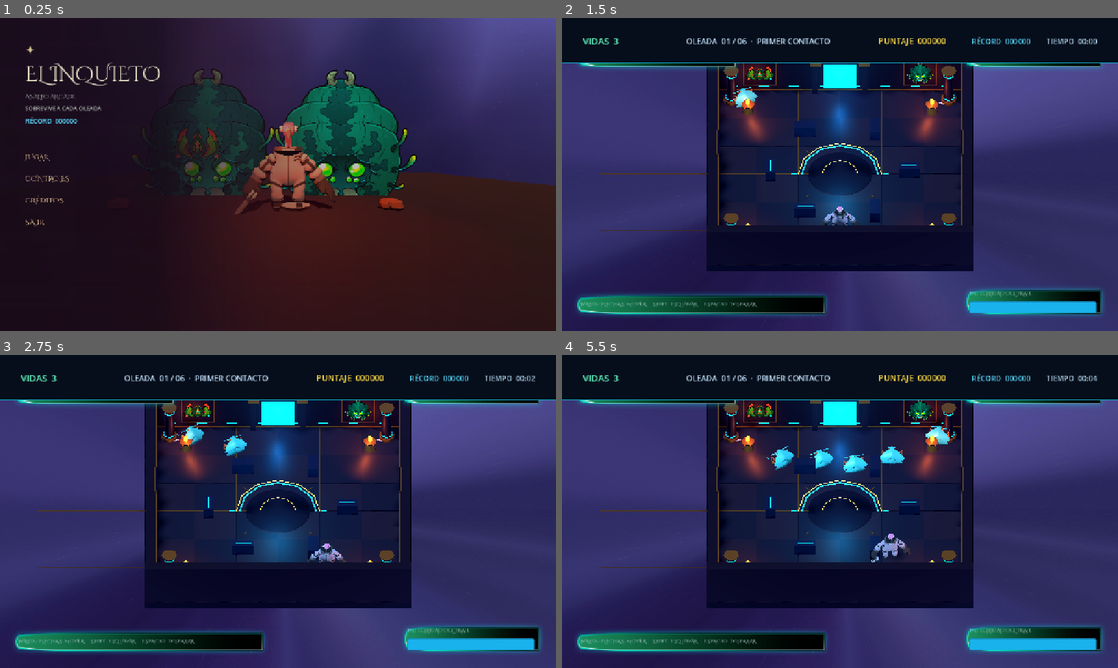
Above: before the commit, frames 1-4 (two rows, left to right).
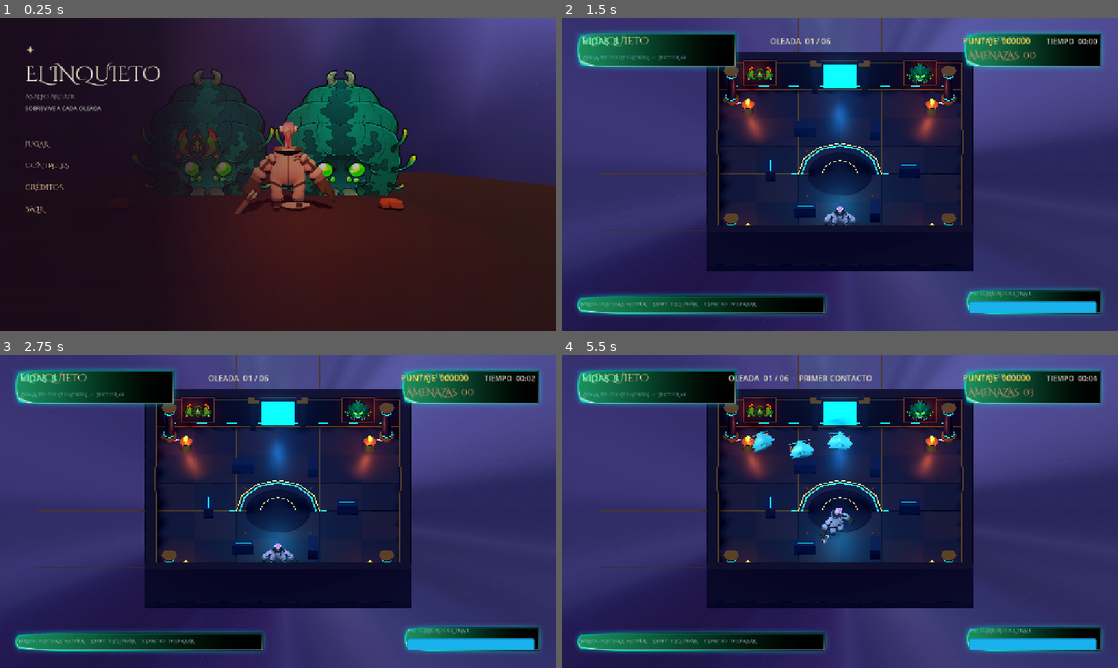
Above: after the commit, the same moments.

Repository: gabrielagudelo777-max/El-inquieto
Game: Godot game, scene res://escenas/main_menu.tscn
Two runs of this game, one before a commit and one after it. Both use one fixed random seed, a clock stepped at 60 frames per second and the inputs below.
Inputs (mouse positions are in pixels of both pictures, inside the frame that each line leads up to):
- Up to frame 1 (0.25 s): no input
- Up to frame 2 (1.5 s): click "JUGAR" at 0.5 s; click (840, 230) at 1.25 s, where only the run before the commit has a clickable "SALTAR INTRO"
- Up to frame 3 (2.75 s): move the mouse to (400, 495) at 2.02 s; hold D (move_right) from 2.03 s (still down); hold Ctrl (correr) from 2.03 s (still down)
- Up to frame 4 (5.5 s): move the mouse to (728, 527) at 2.77 s; release D (move_right) at 2.78 s; release Ctrl (correr) at 2.78 s; hold S (move_back) 2.78-3.53 s; tap Shift (dash) at 2.85, 5.1 s; move the mouse to (895, 442) at 3.52 s; hold D (move_right) 3.53-4.28 s; hold Space (disparar) 3.53-4.28 s; move the mouse to (812, 574) at 4.27 s; hold W (move_forward) 4.28-5.03 s; tap Ctrl (correr) at 4.35 s; move the mouse to (1006, 558) at 5.02 s; hold A (move_left) from 5.03 s (still down)

The runs differ from the first frame. In frame 1, 0.5% of the frame differs, in the area x 4-14%, y 31-67%; in frame 2, 13%; in frame 3, 13%; in frame 4, 14%, in the area x 0-100%, y 0-67%.

Commit message:
Quitar récord y avisos azules del HUD

Diff:
--- a/escenas/main_menu.gd
+++ b/escenas/main_menu.gd
@@ -1,6 +1,4 @@
 extends Control
-
-const ARCHIVO_RECORD := "user://el_inquieto_record.cfg"
 
 @onready var play_button: TextureButton = $MenuPanel/MarginContainer/VBoxContainer/PlayButton
 @onready var controls_button: TextureButton = $MenuPanel/MarginContainer/VBoxContainer/ControlsButton
@@ -11,16 +9,10 @@
 @onready var info_title: Label = $InfoPanel/MarginContainer/VBoxContainer/Title
 @onready var info_text: Label = $InfoPanel/MarginContainer/VBoxContainer/Description
 @onready var close_button: TextureButton = $InfoPanel/MarginContainer/VBoxContainer/CloseButton
-@onready var record_label: Label = $MenuPanel/MarginContainer/VBoxContainer/RecordLabel
 
 var _info_visible := false
 
 func _ready() -> void:
-	var archivo_record := ConfigFile.new()
-	var puntaje_record := 0
-	if archivo_record.load(ARCHIVO_RECORD) == OK:
-		puntaje_record = maxi(int(archivo_record.get_value("campana", "record", 0)), 0)
-	record_label.text = "RÉCORD  %06d" % puntaje_record
 	play_button.pressed.connect(_on_play_pressed)
 	controls_button.pressed.connect(_on_controls_pressed)
 	credits_button.pressed.connect(_on_credits_pressed)
--- a/escenas/main_menu.tscn
+++ b/escenas/main_menu.tscn
@@ -205,12 +205,6 @@
 theme_override_font_sizes/font_size = 13
 text = "SOBREVIVE A CADA OLEADA"
 
-[node name="RecordLabel" type="Label" parent="MenuPanel/MarginContainer/VBoxContainer"]
-layout_mode = 2
-theme_override_colors/font_color = Color(0.35, 0.86, 1, 1)
-theme_override_font_sizes/font_size = 15
-text = "RÉCORD  000000"
-
 [node name="MenuSpacer" type="Control" parent="MenuPanel/MarginContainer/VBoxContainer" unique_id=609968361]
 custom_minimum_size = Vector2(1, 36)
 layout_mode = 2
--- a/juan/arena_batalla.gd
+++ b/juan/arena_batalla.gd
@@ -25,7 +25,6 @@
 var _jugador: CharacterBody3D
 var _etiqueta_enemigos: Label
 var _barra_integridad: ProgressBar
-var _etiqueta_mensaje: Label
 var _director: DirectorCampana
 var _configuracion_oleada: OleadaConfig
 var _enemigos_por_aparecer := 0
@@ -59,18 +58,6 @@
 func _unhandled_input(event: InputEvent) -> void:
 	if event.is_action_pressed("ui_cancel"):
 		get_tree().change_scene_to_file("res://escenas/main_menu.tscn")
-
-
-func mostrar_mensaje(texto: String) -> void:
-	if not is_instance_valid(_etiqueta_mensaje):
-		return
-	_etiqueta_mensaje.text = texto
-	_etiqueta_mensaje.visible = true
-	var temporizador := get_tree().create_timer(2.2)
-	temporizador.timeout.connect(func() -> void:
-		if is_instance_valid(_etiqueta_mensaje):
-			_etiqueta_mensaje.visible = false
-	)
 
 
 func _crear_entorno() -> void:
@@ -514,11 +501,6 @@
 	_barra_integridad.add_theme_stylebox_override("fill", relleno_barra)
 	panel_integridad.add_child(_barra_integridad)
 
-	_etiqueta_mensaje = _crear_etiqueta(capa, "", Vector2(350, 150), Vector2(580, 48), fuente, 24, Color(0.55, 0.86, 1.0))
-	_etiqueta_mensaje.horizontal_alignment = HORIZONTAL_ALIGNMENT_CENTER
-	_etiqueta_mensaje.visible = false
-
-
 func _crear_panel(parent: Node, rectangulo: Rect2, textura: Texture2D) -> NinePatchRect:
 	var panel := NinePatchRect.new()
 	panel.position = rectangulo.position
--- a/juan/jugador_batalla.gd
+++ b/juan/jugador_batalla.gd
@@ -52,11 +52,6 @@
 		return
 	integridad = maxf(0.0, integridad - cantidad)
 	_invulnerabilidad = 0.55
-	var arena := get_tree().get_first_node_in_group("control_arena")
-	if arena and arena.has_method("mostrar_mensaje"):
-		arena.call("mostrar_mensaje", "IMPACTO EN EL TRAJE")
-	if integridad <= 0.0 and arena and arena.has_method("mostrar_mensaje"):
-		arena.call("mostrar_mensaje", "INTEGRIDAD AGOTADA  //  ESC PARA VOLVER")
 	if integridad <= 0.0:
 		if _director == null:
 			_conectar_director()
@@ -64,8 +59,6 @@
 			_director.recibir_impacto()
 			if _director.vidas > 0:
 				integridad = 100.0
-				if arena and arena.has_method("mostrar_mensaje"):
-					arena.call("mostrar_mensaje", "TRAJE RESTAURADO  //  VIDAS %d" % _director.vidas)
 
 
 func _conectar_director() -> void:
--- a/juan/ui_campana.gd
+++ b/juan/ui_campana.gd
@@ -7,9 +7,7 @@
 @onready var lbl_vidas: Label = $HUD/Barra/Fila/Vidas
 @onready var lbl_oleada: Label = $HUD/Barra/Fila/Oleada
 @onready var lbl_puntaje: Label = $HUD/Barra/Fila/Puntaje
-@onready var lbl_record: Label = $HUD/Barra/Fila/Record
 @onready var lbl_tiempo: Label = $HUD/Barra/Fila/Tiempo
-@onready var lbl_estado: Label = $HUD/Centro/EstadoCombate
 @onready var overlay: Control = $Overlay
 @onready var lbl_titulo: Label = $Overlay/Centro/Panel/Contenido/Titulo
 @onready var lbl_detalle: Label = $Overlay/Centro/Panel/Contenido/Detalle
@@ -65,26 +63,20 @@
 	var mostrar_overlay := true
 	btn_menu.hide()
 	btn_principal.show()
-	lbl_estado.text = ""
 	match nuevo:
 		DirectorCampana.Estado.MENU:
 			lbl_titulo.text = "EL INQUIETO"
 			lbl_detalle.text = "ASALTO // PROTOTIPO PARA PC\n\nSobrevive a las formaciones. Muévete, dispara y encuentra el momento para esquivar.\n\nWASD o flechas: mover   ·   Espacio: disparar\nCtrl: correr   ·   Shift: dash   ·   Esc: pausa"
 			btn_principal.text = "INICIAR CAMPAÑA"
 		DirectorCampana.Estado.INTRO:
-			lbl_titulo.text = "SEÑAL DE ALERTA"
-			lbl_detalle.text = "Lectura de movimiento enemigo detectada…"
-			btn_principal.text = "SALTAR INTRO"
+			mostrar_overlay = false
 			_reproducir_intro()
 		DirectorCampana.Estado.INTRO_JEFE:
-			lbl_titulo.text = "AMENAZA DE ALTA TENDENCIA"
-			lbl_detalle.text = "Una figura domina la formación."
-			btn_principal.text = "SALTAR PRESENTACIÓN"
+			mostrar_overlay = false
 			var config: OleadaConfig = director.oleadas[director.indice_oleada]
 			_presentar_jefe(config.nombre)
 		DirectorCampana.Estado.COMBATE:
 			mostrar_overlay = false
-			lbl_estado.text = ""
 		DirectorCampana.Estado.INTERMISION:
 			lbl_titulo.text = "OLEADA COMPLETADA"
 			lbl_detalle.text = "Recupera el aliento."
@@ -115,9 +107,8 @@
 	hud.visible = estado_actual != DirectorCampana.Estado.MENU
 
 
-func _actualizar_puntaje(actual: int, record: int) -> void:
+func _actualizar_puntaje(actual: int, _record: int) -> void:
 	lbl_puntaje.text = "PUNTAJE  %06d" % actual
-	lbl_record.text = "RÉCORD  %06d" % record
 
 
 func _actualizar_vidas(actuales: int) -> void:
@@ -140,11 +131,11 @@
 	lbl_tiempo.text = "TIEMPO  %02d:%02d" % [minutos, resto]
 
 
-func _mostrar_resultado(victoria: bool, puntaje: int, record: int) -> void:
+func _mostrar_resultado(victoria: bool, puntaje: int, _record: int) -> void:
 	if victoria:
-		lbl_detalle.text = "Campaña completada\nPuntaje: %06d   ·   Récord: %06d" % [puntaje, record]
+		lbl_detalle.text = "Campaña completada\nPuntaje: %06d" % puntaje
 	else:
-		lbl_detalle.text = "Puntaje: %06d   ·   Récord: %06d" % [puntaje, record]
+		lbl_detalle.text = "Puntaje: %06d" % puntaje
 
 
 func _al_pulsar_principal() -> void:
--- a/juan/ui_campana.tscn
+++ b/juan/ui_campana.tscn
@@ -25,25 +25,6 @@
 color = Color(0.012, 0.019, 0.052, 1)
 mouse_filter = 2
 visible = false
-
-[node name="FranjaSuperior" type="ColorRect" parent="HUD"]
-layout_mode = 1
-anchors_preset = 10
-anchor_right = 1.0
-offset_bottom = 104.0
-grow_horizontal = 2
-color = Color(0.025, 0.055, 0.105, 1)
-mouse_filter = 2
-
-[node name="LineaNeon" type="ColorRect" parent="HUD"]
-layout_mode = 1
-anchors_preset = 10
-anchor_right = 1.0
-offset_top = 102.0
-offset_bottom = 105.0
-grow_horizontal = 2
-color = Color(0.08, 0.86, 1, 0.8)
-mouse_filter = 2
 
 [node name="Barra" type="MarginContainer" parent="HUD"]
 layout_mode = 1
@@ -73,7 +54,7 @@
 [node name="Oleada" type="Label" parent="HUD/Barra/Fila"]
 layout_mode = 2
 size_flags_horizontal = 3
-theme_override_colors/font_color = Color(0.78, 0.9, 1, 1)
+theme_override_colors/font_color = Color(0.88, 0.84, 0.74, 1)
 theme_override_font_sizes/font_size = 18
 text = "OLEADA  01 / 06"
 horizontal_alignment = 1
@@ -86,18 +67,10 @@
 text = "PUNTAJE  000000"
 horizontal_alignment = 2
 
-[node name="Record" type="Label" parent="HUD/Barra/Fila"]
-custom_minimum_size = Vector2(170, 0)
-layout_mode = 2
-theme_override_colors/font_color = Color(0.35, 0.86, 1, 1)
-theme_override_font_sizes/font_size = 17
-text = "RÉCORD  000000"
-horizontal_alignment = 2
-
 [node name="Tiempo" type="Label" parent="HUD/Barra/Fila"]
 custom_minimum_size = Vector2(130, 0)
 layout_mode = 2
-theme_override_colors/font_color = Color(0.68, 0.82, 0.91, 1)
+theme_override_colors/font_color = Color(0.82, 0.79, 0.72, 1)
 theme_override_font_sizes/font_size = 17
 text = "TIEMPO  00:00"
 horizontal_alignment = 2
@@ -110,12 +83,6 @@
 grow_horizontal = 2
 grow_vertical = 2
 mouse_filter = 2
-
-[node name="EstadoCombate" type="Label" parent="HUD/Centro"]
-layout_mode = 2
-theme_override_colors/font_color = Color(0.4, 0.83, 0.93, 0.75)
-theme_override_font_sizes/font_size = 18
-text = "Capa de campaña lista · combate por integrar"
 
 [node name="Overlay" type="Control" parent="."]
 layout_mode = 3
@@ -133,15 +100,6 @@
 grow_horizontal = 2
 grow_vertical = 2
 color = Color(0.008, 0.015, 0.045, 0.90)
-mouse_filter = 2
-
-[node name="AcentoSuperior" type="ColorRect" parent="Overlay"]
-layout_mode = 1
-anchors_preset = 10
-anchor_right = 1.0
-offset_bottom = 4.0
-grow_horizontal = 2
-color = Color(0.05, 0.82, 1, 0.9)
 mouse_filter = 2
 
 [node name="Centro" type="CenterContainer" parent="Overlay"]
@@ -169,7 +127,7 @@
 
 [node name="Titulo" type="Label" parent="Overlay/Centro/Panel/Contenido"]
 layout_mode = 2
-theme_override_colors/font_color = Color(0.38, 0.93, 1, 1)
+theme_override_colors/font_color = Color(0.93, 0.83, 0.61, 1)
 theme_override_font_sizes/font_size = 42
 text = "EL INQUIETO"
 horizontal_alignment = 1
